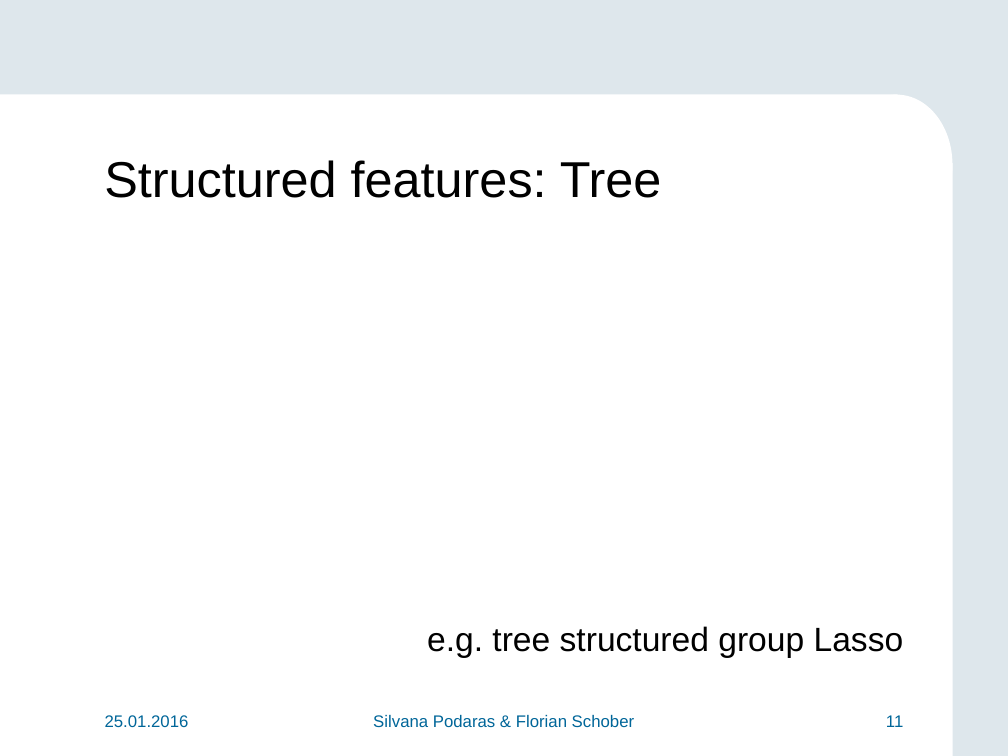
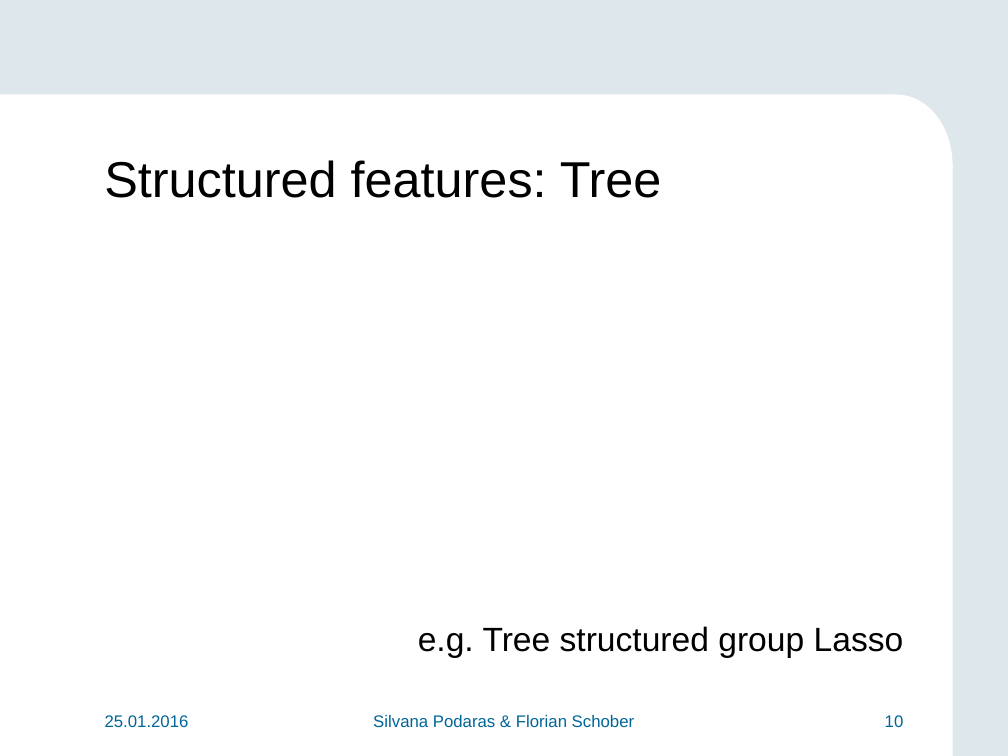
Before and after one commit to teretrus/VisSeminar, a slide deck: slide 10 of presentation/Flo.pptx (slide 11 before the commit). Drawn at 1008x756 pixels with LibreOffice and Linux fonts; fonts in the diff are those of the drawing; background and template pictures are left out. Boxes give left, top, right and bottom in pixels: in the first picture for what was removed or moved away, otherwise in the second. Text is boxed around its words. In the diff, an @@ line names an element or a change of style, - is before the commit and + after.

```diff
--- a/presentation/Flo.pptx
+++ b/presentation/Flo.pptx
@@ text at bbox=[418, 626, 904, 658]: text changed @@
-e.g. tree structured group Lasso
+e.g. Tree structured group Lasso
@@ page number at bbox=[885, 715, 904, 727]: text changed @@
-11
+10
```
Also in this commit, not shown: 3 other slides changed, 1 slide removed.
